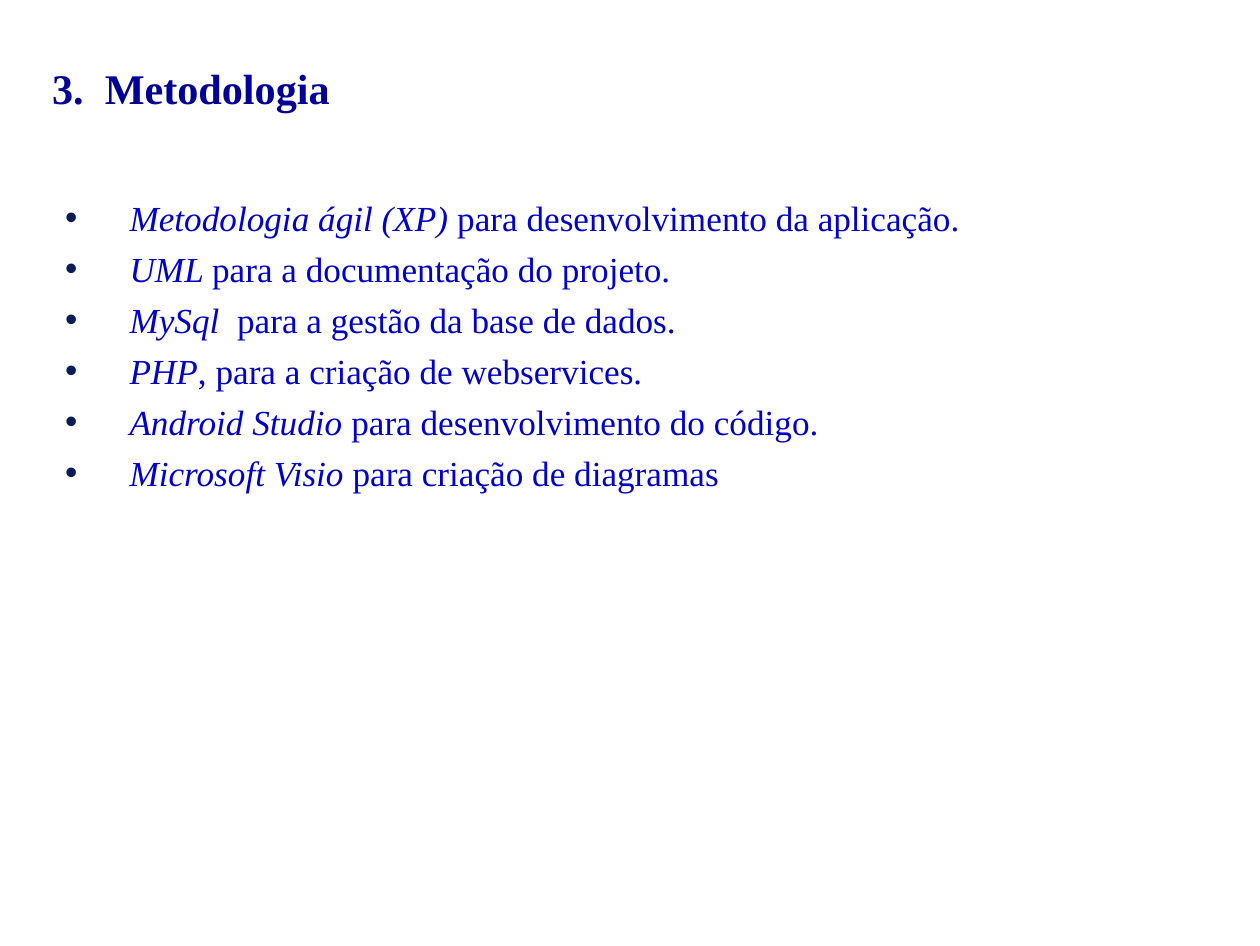
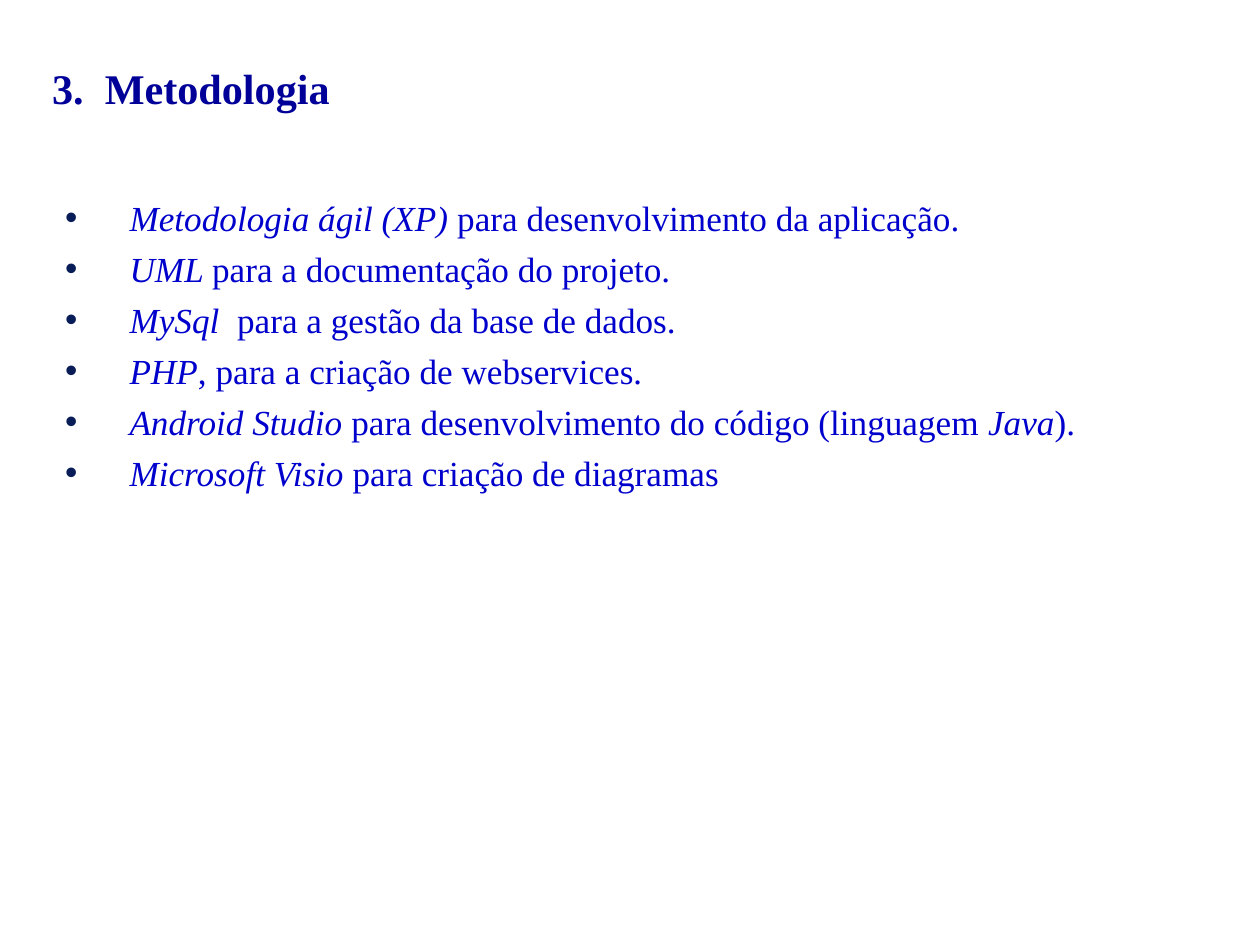
Before and after one commit to ederfogo00/Projeto-final, a slide deck: slide 12 of Apresentacao.ppt. Drawn at 1260x946 pixels with LibreOffice and Linux fonts; fonts in the diff are those of the drawing. Boxes give left, top, right and bottom in pixels: in the first picture for what was removed or moved away, otherwise in the second. Text is boxed around its words. In the diff, an @@ line names an element or a change of style, - is before the commit and + after.

```diff
--- a/Apresentacao.ppt
+++ b/Apresentacao.ppt
@@ text at [130,410,1075,442]: text changed @@
-• Android Studio para desenvolvimento do código.
+• Android Studio para desenvolvimento do código (linguagem Java).
```
Also in this commit, not shown: 1 other slide changed, 2 slides added, 8 other files.
